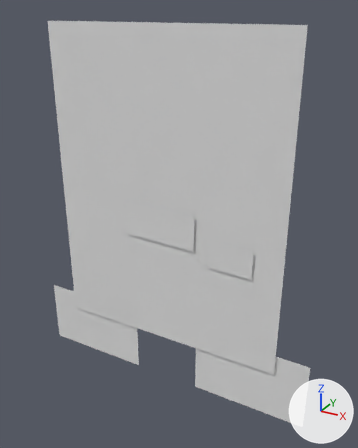
The Blender file Finger Guns/Assets/Art/Enemies/Beegman/Beegman.blend: old version first, new version second.
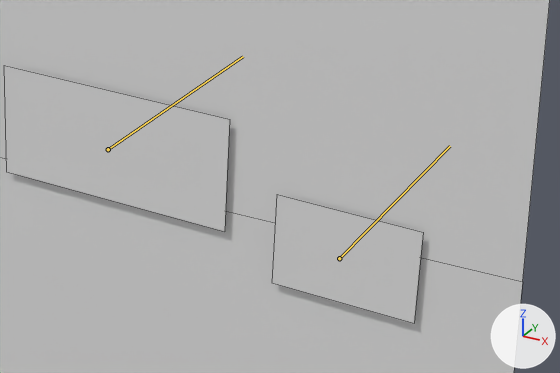
Each version is shown whole from a 50 mm camera at (1.23, -2.07, 2.01) aimed at (0.07, 0.04, 0.95), then close up on the part from 35% to 83% of the width and 40% to 66% of the height. The axes (+X, +Y, +Z) are drawn at lower right. The lights are the same throughout. Both versions are drawn at frame 2 of the action 'Eyes Open'; the numbers are the values there. The bones that change are drawn over the model as lines in the close-ups. The close-ups show mesh edges as thin lines.

In view in the first close-up: 'Beegman'.
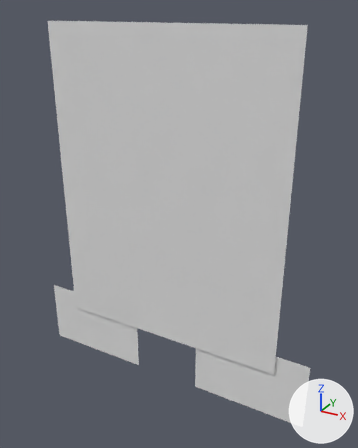
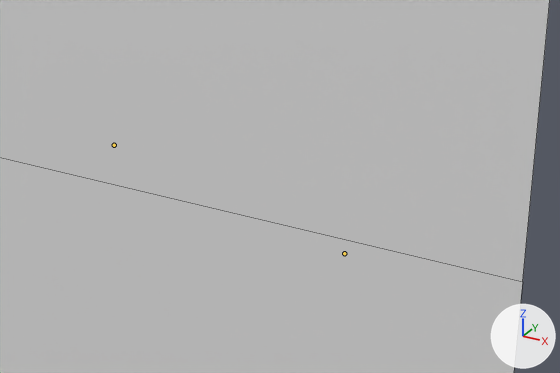
Changed parts and their boxes (x1, y1, x2, y2) in the close-ups (560 x 373 px):
'Beegman', posed
    both: (0, 0, 550, 373)
bone 'Face_Hurt_Eye.L', root to tip
    before: (108, 149) to (243, 56)
    after: (114, 145) to (114, 145)
bone 'Face_Hurt_Eye.R', root to tip
    before: (339, 258) to (450, 146)
    after: (344, 253) to (344, 253)

Patch to the scene script:
```diff
--- a/Finger Guns/Assets/Art/Enemies/Beegman/Beegman.blend.py
+++ b/Finger Guns/Assets/Art/Enemies/Beegman/Beegman.blend.py
@@ bone_face_hurt_eye_l @@
 bone_face_hurt_eye_l = bpy.data.objects['Rig_Beegman'].pose.bones['Face_Hurt_Eye.L']  # child of 'Face_Hurt'
-bone_face_hurt_eye_l.location = (0.0, -0.02, 0.0)
-bone_face_hurt_eye_l.scale = (1.0, 1.0, 1.0)
+bone_face_hurt_eye_l.location = (0.0, 0.0, 0.0)
+bone_face_hurt_eye_l.scale = (0.0, 0.0, 0.0)
@@ bone_face_hurt_eye_r @@
 bone_face_hurt_eye_r = bpy.data.objects['Rig_Beegman'].pose.bones['Face_Hurt_Eye.R']  # child of 'Face_Hurt'
-bone_face_hurt_eye_r.location = (0.0, -0.02, 0.0)
-bone_face_hurt_eye_r.scale = (1.0, 1.0, 1.0)
+bone_face_hurt_eye_r.location = (0.0, 0.0, 0.0)
+bone_face_hurt_eye_r.scale = (0.0, 0.0, 0.0)
```
